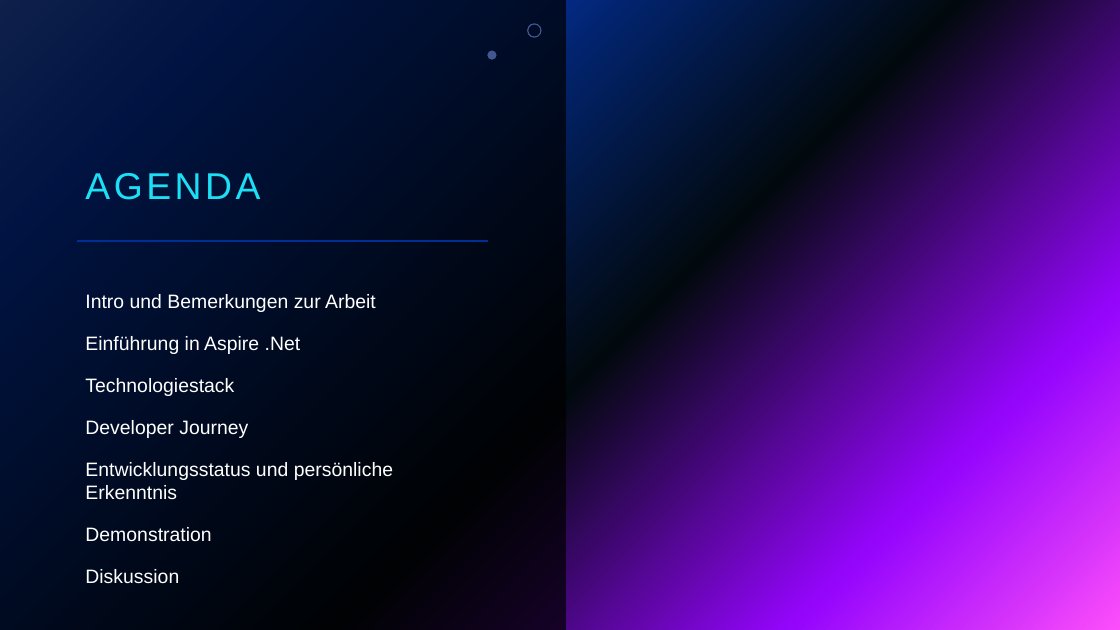
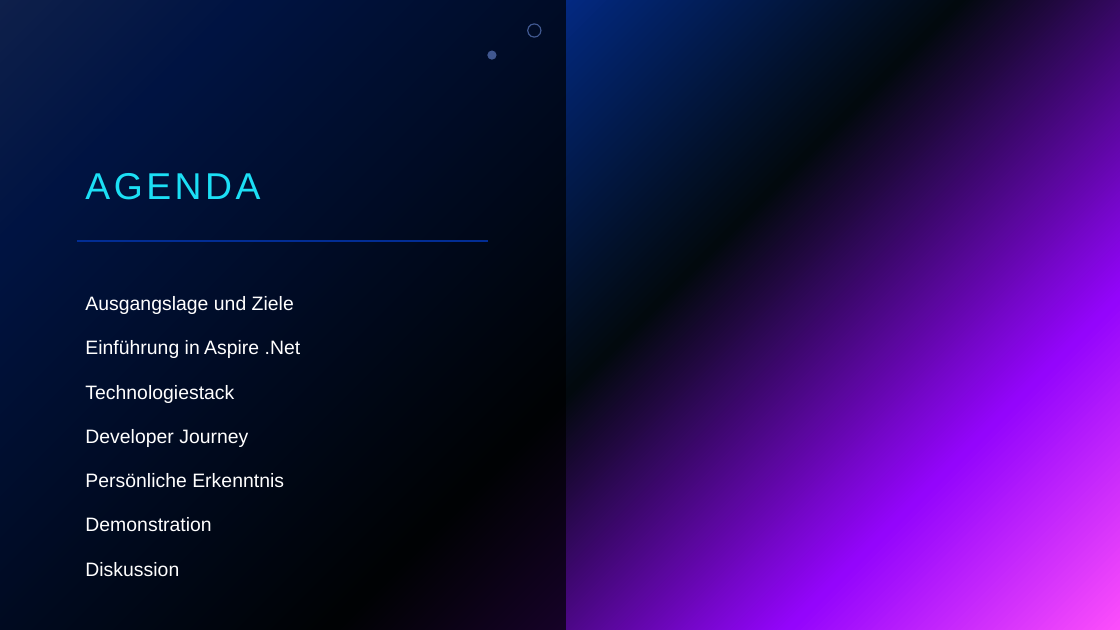
Before and after one commit to zuercheram/aspire-prototype, a slide deck: slide 2 of doc/project-presentation/aspire-semester-arbeit.pptx. Drawn at 1120x630 pixels with LibreOffice and Linux fonts; fonts in the diff are those of the drawing; background and template pictures are left out. Boxes give left, top, right and bottom in pixels: in the first picture for what was removed or moved away, otherwise in the second. Text is boxed around its words. In the diff, an @@ line names an element or a change of style, - is before the commit and + after.

```diff
--- a/doc/project-presentation/aspire-semester-arbeit.pptx
+++ b/doc/project-presentation/aspire-semester-arbeit.pptx
@@ text at bbox=[85, 296, 294, 314]: text changed @@
-Intro und Bemerkungen zur Arbeit
+Ausgangslage und Ziele
@@ text at bbox=[85, 340, 301, 577]: line spacing 1 to 1.1 @@
@@ text at bbox=[85, 473, 284, 488]: text changed @@
-Entwicklungsstatus und persönliche Erkenntnis
+Persönliche Erkenntnis
```
Also in this commit, not shown: 1 other slide changed, 6 slides added, 5 slides removed.
